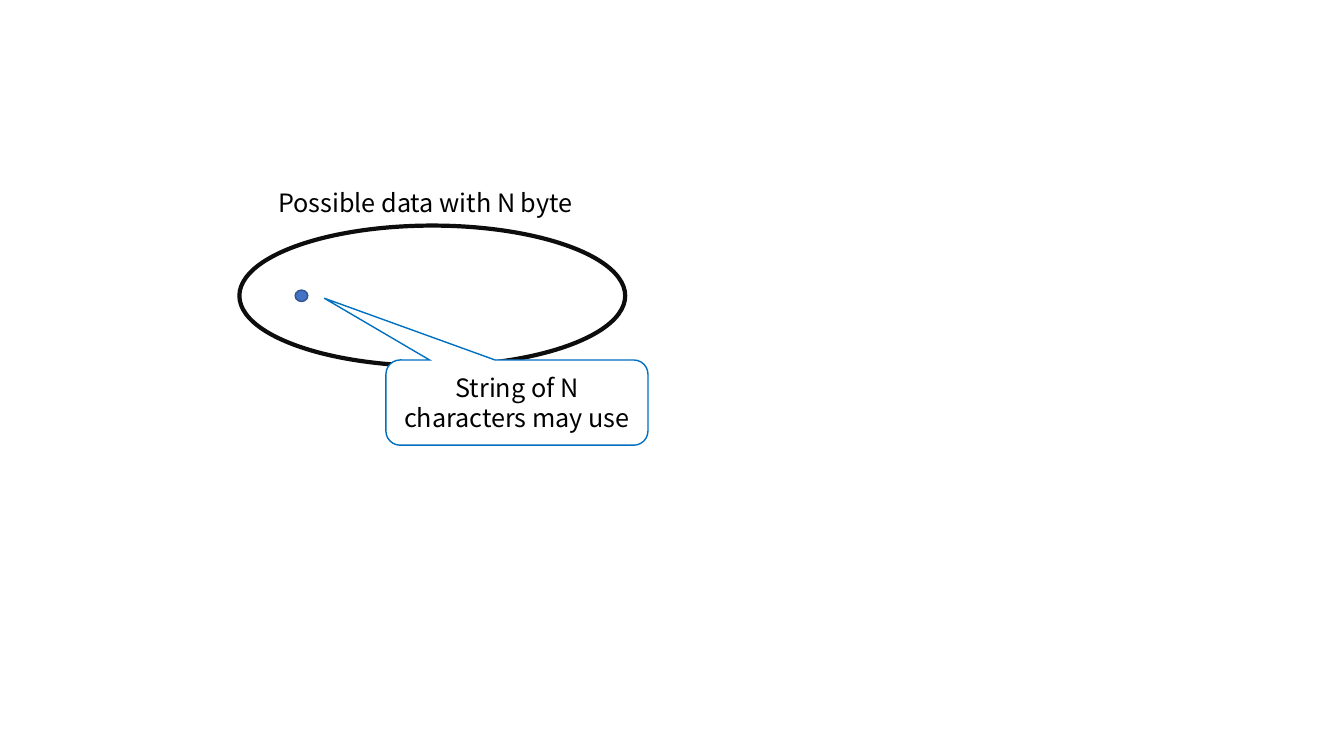
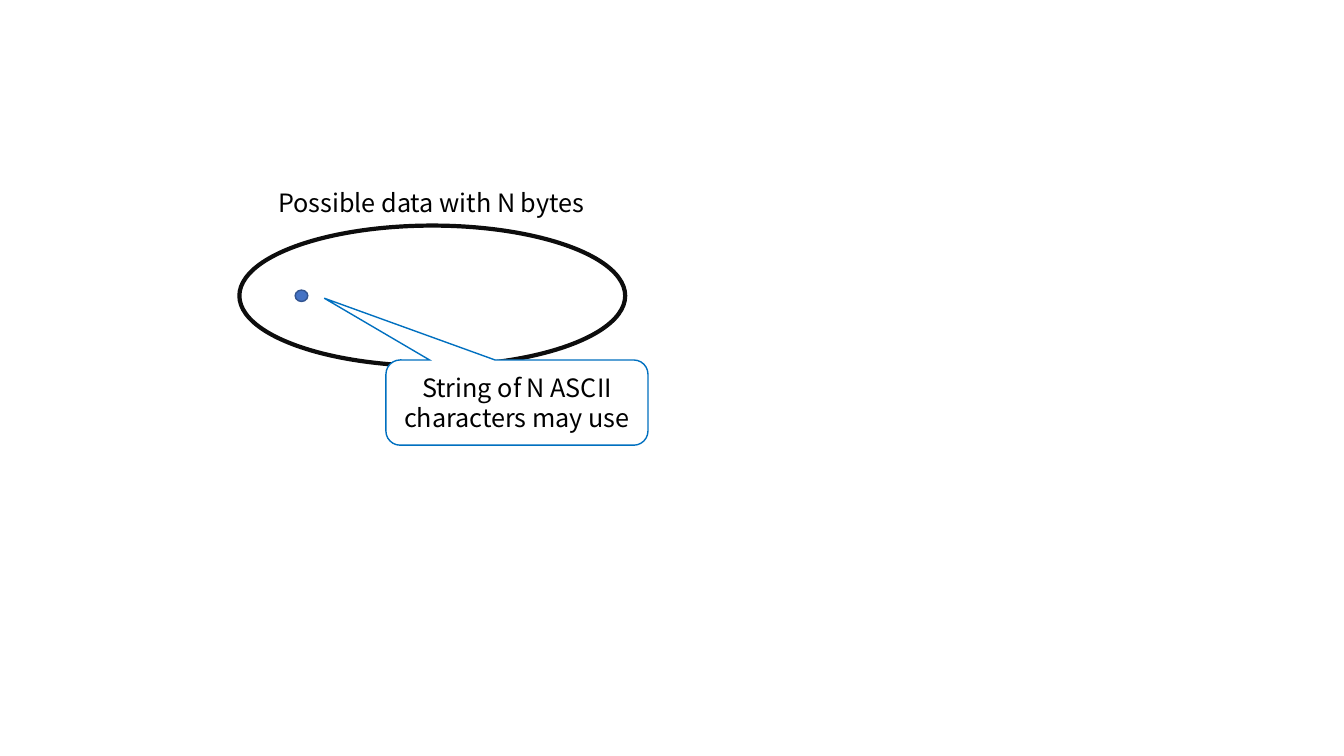
Before and after one commit to Tagussan/bitsnarl, a slide deck: slide 3 of docs/bitsnarl_figs.pptx (slide 2 before the commit). Drawn at 1344x756 pixels with LibreOffice and Linux fonts; fonts in the diff are those of the drawing. Boxes give left, top, right and bottom in pixels: in the first picture for what was removed or moved away, otherwise in the second. Text is boxed around its words. In the diff, an @@ line names an element or a change of style, - is before the commit and + after.

```diff
--- a/docs/bitsnarl_figs.pptx
+++ b/docs/bitsnarl_figs.pptx
@@ text at (x1=278, y1=192, x2=584, y2=218): text changed @@
-Possible data with N byte
+Possible data with N bytes
@@ text in rounded speech box at (x1=404, y1=376, x2=630, y2=433): text changed @@
-String of N characters may use
+String of N ASCII characters may use
```
Also in this commit, not shown: 1 slide added, 2 other files.
